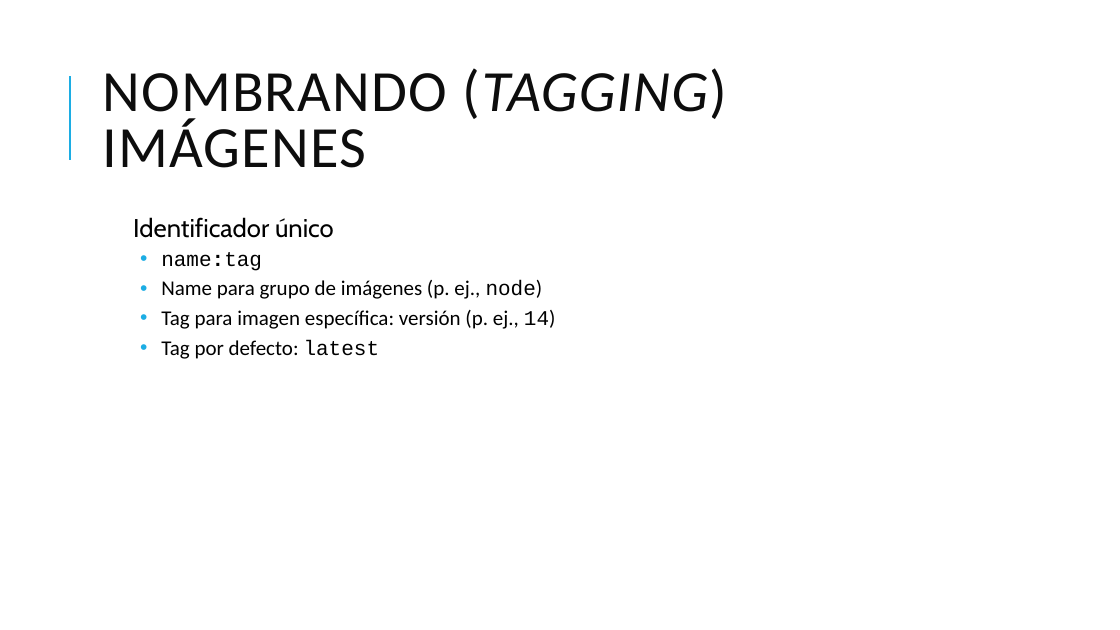
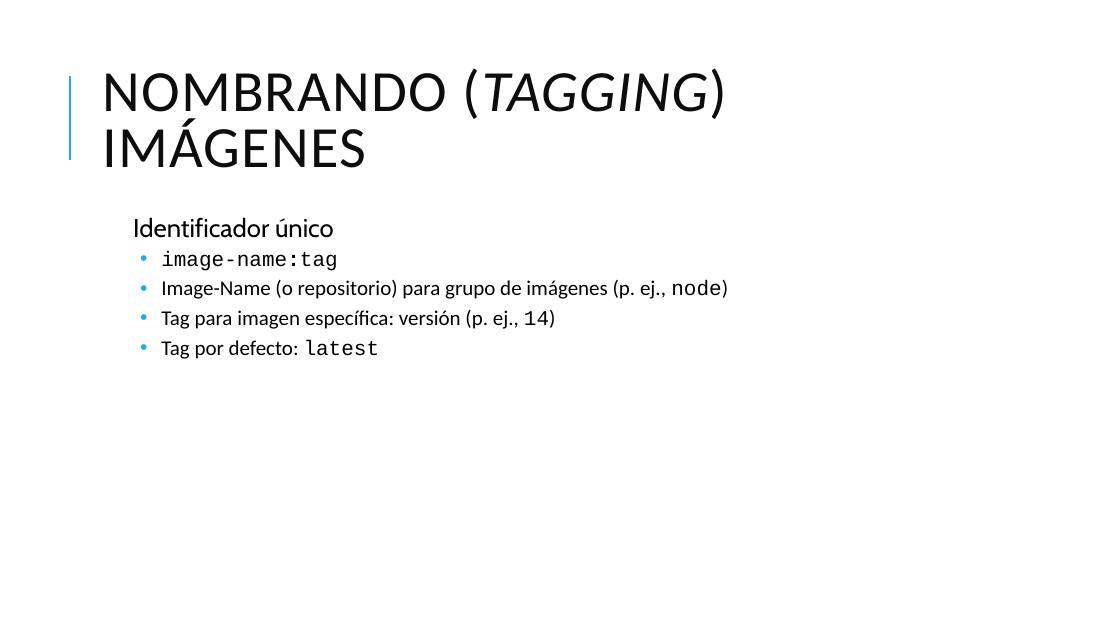
Before and after one commit to grupoinetel/curso-devops-ulpgc, a slide deck: slide 32 of ppt/curso-devops-ulpgc-docker.pptx (slide 31 before the commit). Drawn at 1120x630 pixels with LibreOffice and Linux fonts; fonts in the diff are those of the drawing; background and template pictures are left out. Boxes give left, top, right and bottom in pixels: in the first picture for what was removed or moved away, otherwise in the second. Text is boxed around its words. In the diff, an @@ line names an element or a change of style, - is before the commit and + after.

```diff
--- a/ppt/curso-devops-ulpgc-docker.pptx
+++ b/ppt/curso-devops-ulpgc-docker.pptx
@@ text at box(161, 251, 728, 299): text changed @@
-  • name:tag
-  • Name para grupo de imágenes (p. ej., node)
+  • image-name:tag
+  • Image-Name (o repositorio) para grupo de imágenes (p. ej., node)
```
Also in this commit, not shown: 6 other slides changed, 1 slide added, 4 slides removed.
